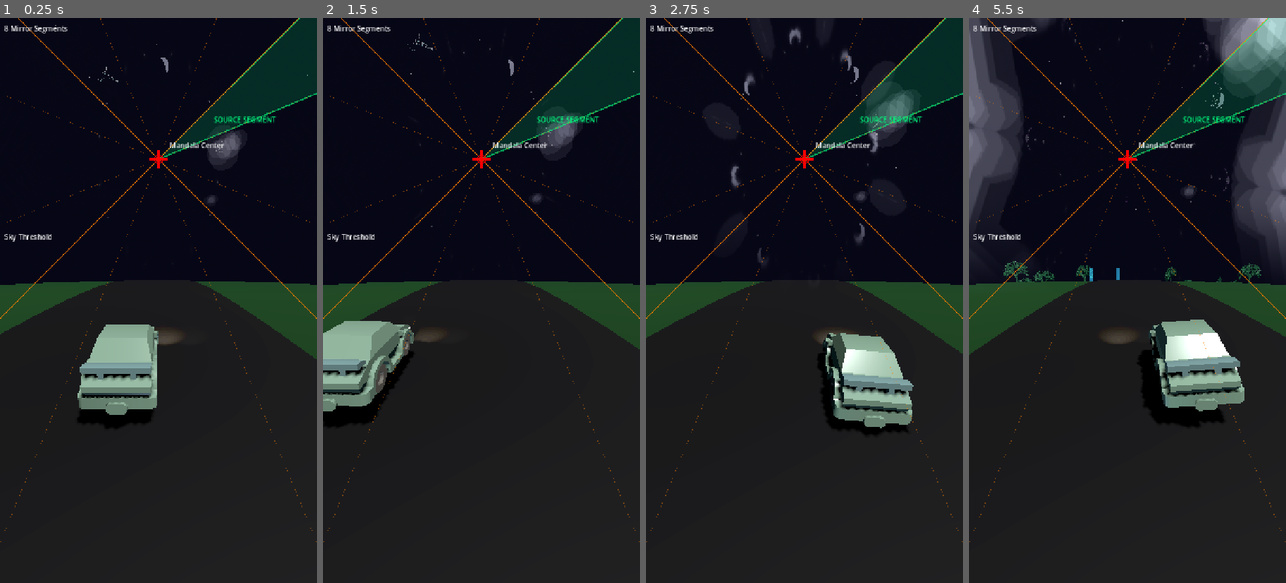
Above: before the commit, frames 1-4 (left to right).
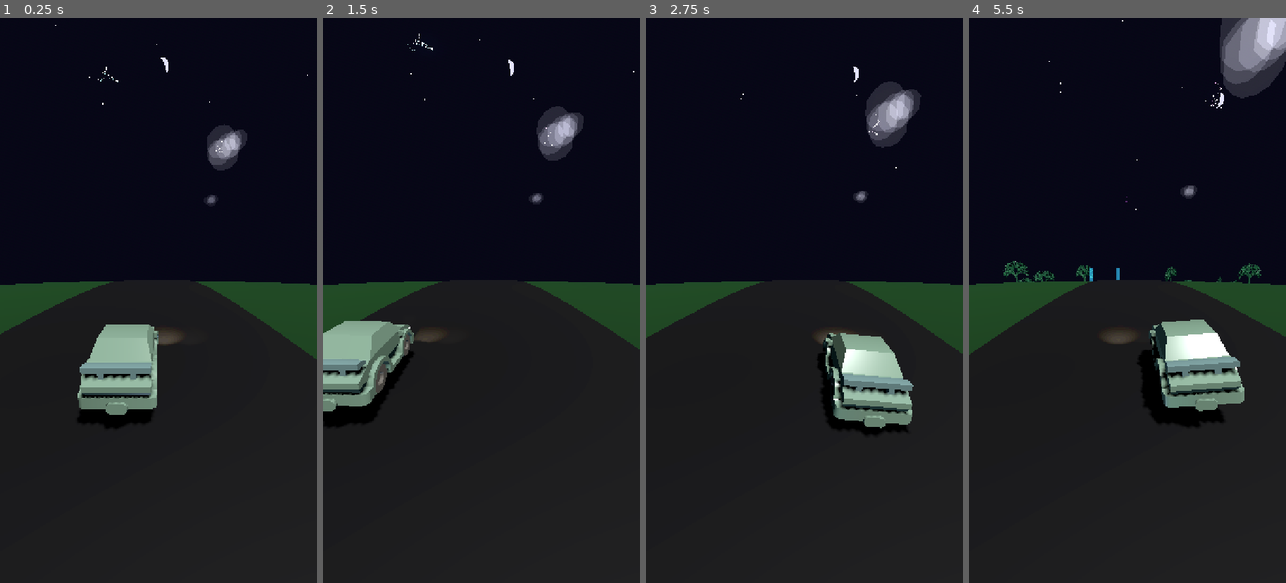
Above: after the commit, the same moments.

Repository: rooshimadethis/just-a-chill-drive
Game: Godot game, scene res://scenes/game.tscn
The game is run twice, just before and just after one commit, with the same random seed, the same clock (stepped at 60 frames per second) and the same inputs.
Inputs (mouse positions are in pixels of both pictures, inside the frame that each line leads up to):
- Up to frame 1 (0.25 s): no input
- Up to frame 2 (1.5 s): move the mouse to (551, 272) at 0.52 s; hold Right (ui_right) 0.53-1.25 s; click (551, 272) at 0.67 s; drag from (418, 328) to (465, 413) at 1.27 s
- Up to frame 3 (2.75 s): move the mouse to (836, 176) at 2.02 s; hold Right (ui_right) from 2.03 s (still down)
- Up to frame 4 (5.5 s): release Right (ui_right) at 2.75 s; drag from (1111, 413) to (1032, 215) at 2.77 s; move the mouse to (1222, 385) at 3.52 s; hold Left (ui_left) 3.53-4.25 s; drag from (1032, 215) to (1079, 159) at 4.27 s; move the mouse to (1143, 300) at 5.02 s; hold Left (ui_left) from 5.03 s (still down); click (1143, 300) at 5.17 s

The runs differ from the first frame. In frame 1, 5.5% of the frame differs, in the area x 0-100%, y 0-93%; in frame 2, 5.4%; in frame 3, 5.5%; in frame 4, 12%.

Commit message:
mandala looks good

Diff:
--- a/scenes/game.tscn
+++ b/scenes/game.tscn
@@ -126,7 +126,7 @@
 zoom = 1.0
 sky_threshold = 0.4
 blend_softness = 0.1
-center_offset = Vector2(0.5, 0.25)
+center_offset = Vector2(0.5, 0.325)
 
 [node name="MandalaDebug" type="Control" parent="CanvasLayer"]
 layout_mode = 3
@@ -138,6 +138,6 @@
 mouse_filter = 2
 script = ExtResource("12_mandala_debug")
 mirror_segments = 8
-center_offset = Vector2(0.5, 0.25)
+center_offset = Vector2(0.5, 0.325)
 sky_threshold = 0.4
 blend_softness = 0.1
--- a/scripts/mandala_debug.gd
+++ b/scripts/mandala_debug.gd
@@ -1,8 +1,8 @@
 extends Control
 
-@export var enable_debug: bool = true
+@export var enable_debug: bool = false
 @export var mirror_segments: int = 8
-@export var center_offset: Vector2 = Vector2(0.5, 0.25)
+@export var center_offset: Vector2 = Vector2(0.5, 0.325)
 @export var sky_threshold: float = 0.4
 @export var blend_softness: float = 0.1
 @export var line_color: Color = Color(1.0, 0.5, 0.0, 0.8)  # Orange with transparency
--- a/scripts/mandala_overlay.gd
+++ b/scripts/mandala_overlay.gd
@@ -6,7 +6,7 @@
 @export var zoom: float = 1.0
 @export var sky_threshold: float = 0.4  # Y position below which effect is disabled
 @export var blend_softness: float = 0.1  # Softness of the transition
-@export var center_offset: Vector2 = Vector2(0.5, 0.25)  # Center point of kaleidoscope
+@export var center_offset: Vector2 = Vector2(0.5, 0.325)  # Center point of kaleidoscope
 
 # Random activation settings
 @export var min_wait_time: float = 90.0  # Minimum time before next activation (1.5 minutes)
